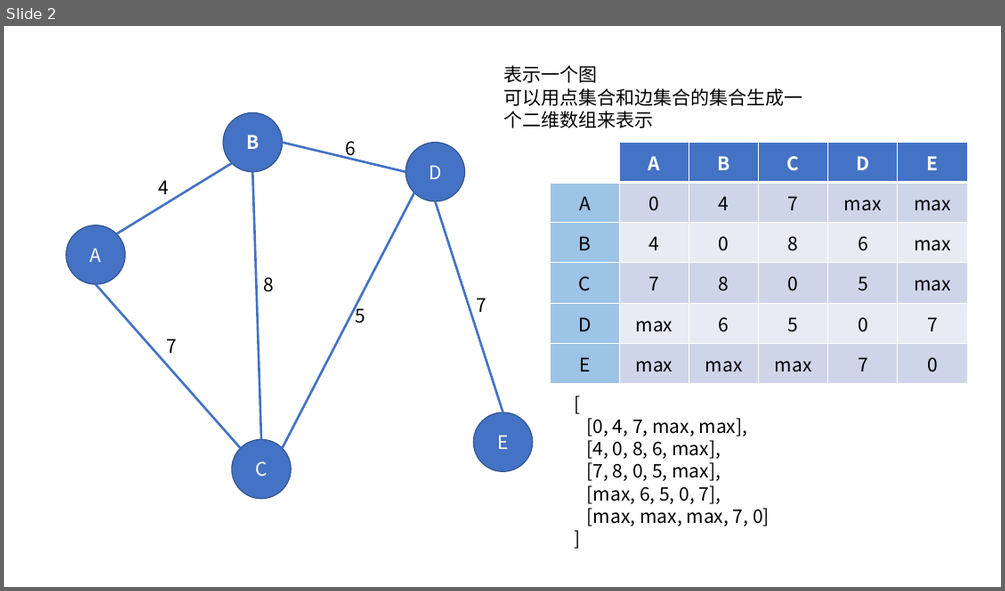
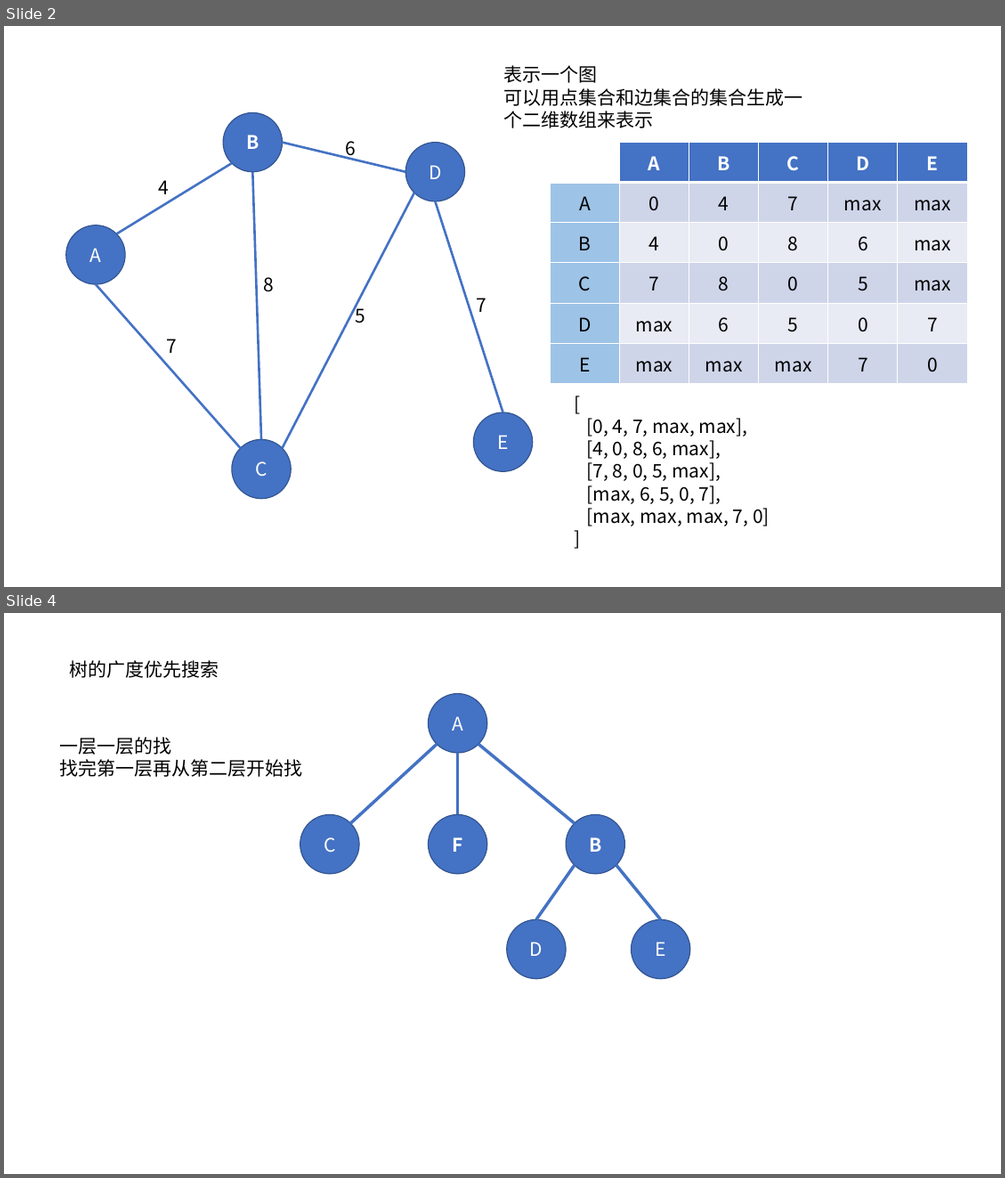
Before and after one commit to CDaLoong/AlgorithmToPractice, a slide deck: JavaScript语言/树相关/ppt/树图形.pptx. Shown one above the other, each under a label of ours: slide 2 before the commit, slides 2 and 4 after it; the slides between them are not shown. The pictures are 1005x591 and 1005x1178 pixels, drawn with LibreOffice and Linux fonts; fonts in the diff are those of the drawing. Boxes give left, top, right and bottom in pixels: in the first picture for what was removed or moved away, otherwise in the second. Text is boxed around its words. In the diff, an @@ line names an element or a change of style, - is before the commit and + after.

```diff
--- a/JavaScript语言/树相关/ppt/树图形.pptx
+++ b/JavaScript语言/树相关/ppt/树图形.pptx
@@ slide 4 added at <box>4,613,1001,1174</box>, background #FFFFFF @@
@@ text added at <box>69,660,218,678</box>, 18 pt, text #000000 @@
+树的广度优先搜索
@@ ellipse added at <box>428,694,487,753</box>, fill #4472C4, outline #325491 1 pt, 18 pt, text #FFFFFF @@
+A
@@ text added at <box>60,737,303,777</box>, 18 pt, text #000000 @@
+一层一层的找
+找完第一层再从第二层开始找
@@ line added from (437, 744) to (351, 823), #4472C4 3 pt @@
@@ line added from (479, 744) to (574, 823), #4472C4 3 pt @@
@@ line added from (458, 753) to (458, 815), #4472C4 3 pt @@
@@ ellipse added at <box>300,815,359,874</box>, fill #4472C4, outline #325491 1 pt, 18 pt, text #FFFFFF @@
+C
@@ ellipse added at <box>428,815,487,874</box>, fill #4472C4, outline #325491 1 pt, 18 pt, text #FFFFFF, bold @@
+F
@@ ellipse added at <box>566,815,624,874</box>, fill #4472C4, outline #325491 1 pt, 18 pt, text #FFFFFF, bold @@
+B
@@ line added from (574, 865) to (536, 919), #4472C4 3 pt @@
@@ line added from (616, 865) to (661, 919), #4472C4 3 pt @@
@@ ellipse added at <box>507,919,566,979</box>, fill #4472C4, outline #325491 1 pt, 18 pt, text #FFFFFF @@
+D
@@ ellipse added at <box>631,919,690,979</box>, fill #4472C4, outline #325491 1 pt, 18 pt, text #FFFFFF @@
+E
```
Also in this commit, not shown: 2 other slides added, 4 other files.
